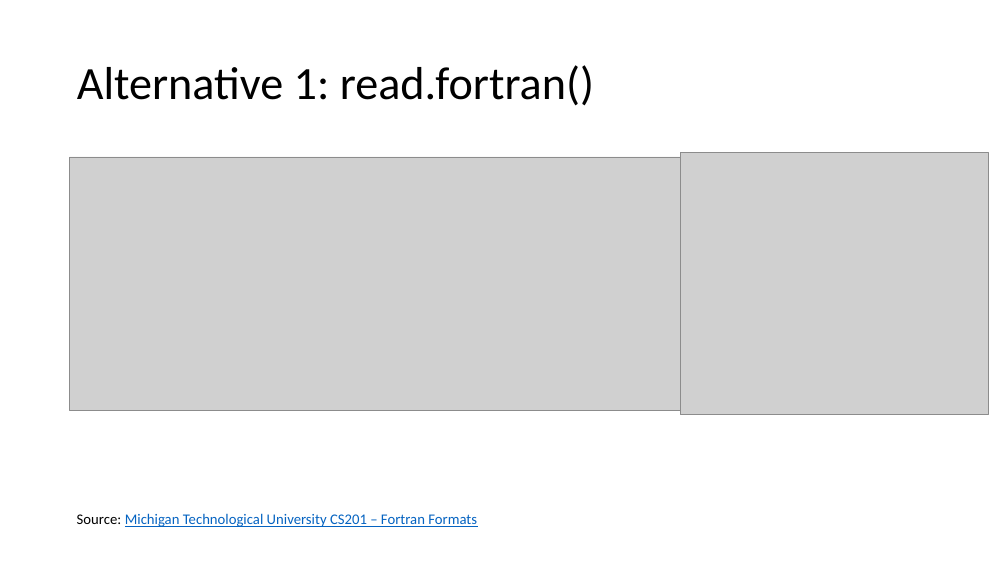
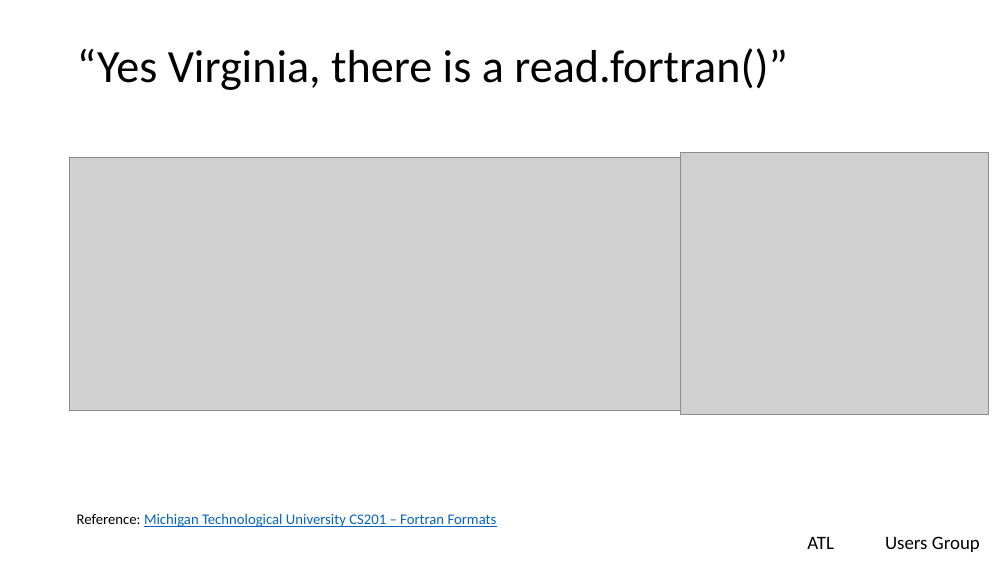
Before and after one commit to lgreski/readingFilesInR, a slide deck: slide 6 of presentation/readingFixedFilesInR.pptx. Drawn at 1008x567 pixels with LibreOffice and Linux fonts; fonts in the diff are those of the drawing; grey boxes stand for pictures; background and template pictures are left out. Boxes give left, top, right and bottom in pixels: in the first picture for what was removed or moved away, otherwise in the second. Text is boxed around its words. In the diff, an @@ line names an element or a change of style, - is before the commit and + after.

```diff
--- a/presentation/readingFixedFilesInR.pptx
+++ b/presentation/readingFixedFilesInR.pptx
@@ title at (77,48,788,90): text changed @@
-Alternative 1: read.fortran()
+“Yes Virginia, there is a read.fortran()”
@@ text at (77,513,497,527): text changed @@
-Source: Michigan Technological University CS201 – Fortran Formats
+Reference: Michigan Technological University CS201 – Fortran Formats
@@ text added at (807,537,834,549), 18 pt, text #000000 @@
+ATL
@@ text added at (885,536,980,552), 18 pt, text #000000 @@
+Users Group
```
Also in this commit, not shown: 7 other slides changed, 12 slides added, 2 slides removed.
